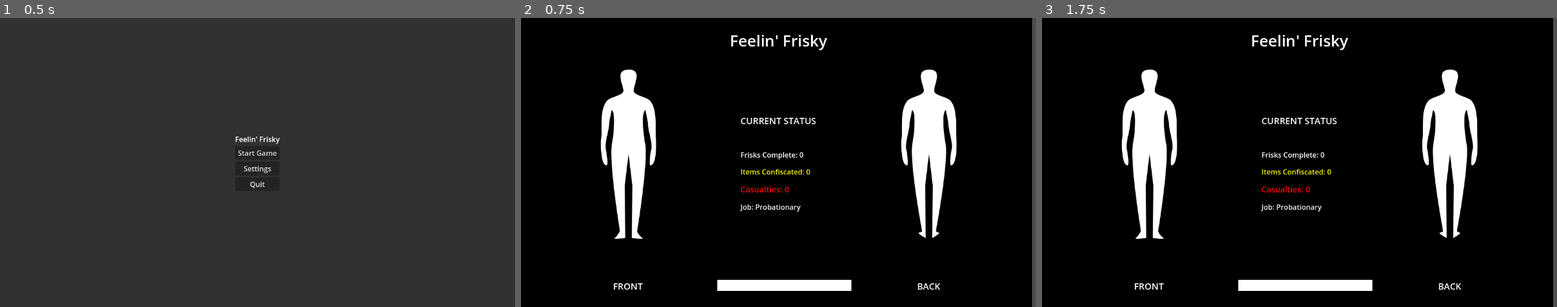
Above: before the commit, frames 1-3 (left to right).
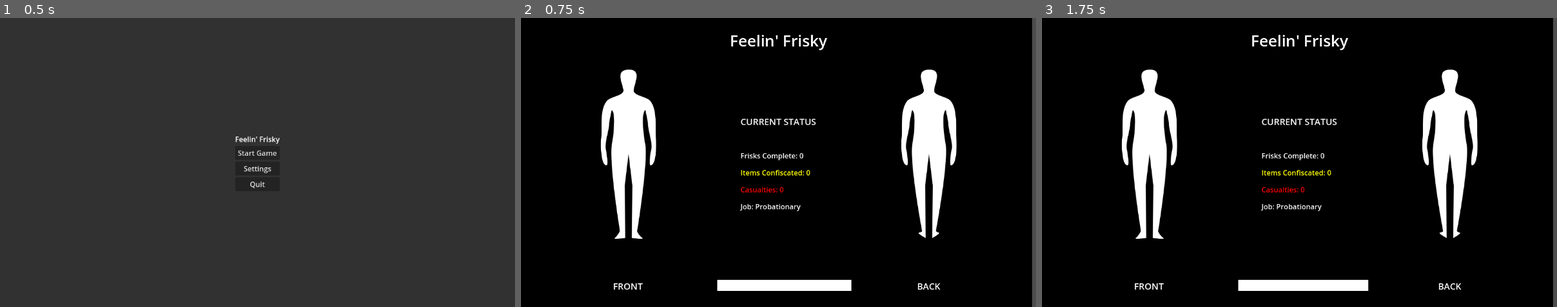
Above: after the commit, the same moments.

Repository: kjgilchrist/feelin-frisky
Game: Godot game, scene res://src/feelin-frisky/scenes/world.tscn
The game is run twice, just before and just after one commit, with the same random seed, the same clock (stepped at 60 frames per second) and the same inputs. The engine's default icon, where the game draws it, is replaced by a stand-in: a white triangle on a blue panel in a dark square.
Inputs:
- Up to frame 1 (0.5 s): no input
- Up to frame 2 (0.75 s): click "Start Game" at 0.5 s
- Up to frame 3 (1.75 s): tap Enter (start_scan) at 1.25 s; hold Enter (start_scan) from 1.28 s (still down)

Frame 1 is identical in both runs. In frame 2, 0.7% of the frame differs, in the area x 42-58%, y 34-68%; in frame 3, 0.7%, in the area x 42-65%, y 34-95%.

Commit message:
simple arduino / spawn update

Diff:
--- a/feelin-frisky/src/feelin-frisky/scenes/game_background.tscn
+++ b/feelin-frisky/src/feelin-frisky/scenes/game_background.tscn
@@ -59,34 +59,34 @@
 grow_horizontal = 2
 grow_vertical = 2
 
-[node name="Right_Forearm" type="Node2D" parent="Center/MainGrid/FrontFigure/FrontLocations"]
+[node name="Right_Forearm" type="Node2D" parent="Center/MainGrid/FrontFigure/FrontLocations" groups=["SpawnLocations"]]
 position = Vector2(112, 247)
 
-[node name="Right_Breast" type="Node2D" parent="Center/MainGrid/FrontFigure/FrontLocations"]
+[node name="Right_Breast" type="Node2D" parent="Center/MainGrid/FrontFigure/FrontLocations" groups=["SpawnLocations"]]
 position = Vector2(153, 182)
 
-[node name="Right_Pocket" type="Node2D" parent="Center/MainGrid/FrontFigure/FrontLocations"]
+[node name="Right_Pocket" type="Node2D" parent="Center/MainGrid/FrontFigure/FrontLocations" groups=["SpawnLocations"]]
 position = Vector2(141, 254)
 
-[node name="Right_Foot" type="Node2D" parent="Center/MainGrid/FrontFigure/FrontLocations"]
+[node name="Right_Foot" type="Node2D" parent="Center/MainGrid/FrontFigure/FrontLocations" groups=["SpawnLocations"]]
 position = Vector2(151, 450)
 
-[node name="Stomach" type="Node2D" parent="Center/MainGrid/FrontFigure/FrontLocations"]
+[node name="Stomach" type="Node2D" parent="Center/MainGrid/FrontFigure/FrontLocations" groups=["SpawnLocations"]]
 position = Vector2(165, 225)
 
-[node name="Crotch" type="Node2D" parent="Center/MainGrid/FrontFigure/FrontLocations"]
+[node name="Crotch" type="Node2D" parent="Center/MainGrid/FrontFigure/FrontLocations" groups=["SpawnLocations"]]
 position = Vector2(166, 265)
 
-[node name="Left_Forearm" type="Node2D" parent="Center/MainGrid/FrontFigure/FrontLocations"]
+[node name="Left_Forearm" type="Node2D" parent="Center/MainGrid/FrontFigure/FrontLocations" groups=["SpawnLocations"]]
 position = Vector2(221, 249)
 
-[node name="Left_Breast" type="Node2D" parent="Center/MainGrid/FrontFigure/FrontLocations"]
+[node name="Left_Breast" type="Node2D" parent="Center/MainGrid/FrontFigure/FrontLocations" groups=["SpawnLocations"]]
 position = Vector2(180, 182)
 
-[node name="Left_Pocket" type="Node2D" parent="Center/MainGrid/FrontFigure/FrontLocations"]
+[node name="Left_Pocket" type="Node2D" parent="Center/MainGrid/FrontFigure/FrontLocations" groups=["SpawnLocations"]]
 position = Vector2(191, 253)
 
-[node name="Left_Foot" type="Node2D" parent="Center/MainGrid/FrontFigure/FrontLocations"]
+[node name="Left_Foot" type="Node2D" parent="Center/MainGrid/FrontFigure/FrontLocations" groups=["SpawnLocations"]]
 position = Vector2(181, 449)
 
 [node name="TextCenter" type="CenterContainer" parent="Center/MainGrid"]
@@ -107,24 +107,27 @@
 
 [node name="FriskLabel" type="Label" parent="Center/MainGrid/TextCenter/TextGrid"]
 layout_mode = 2
+theme_override_font_sizes/font_size = 16
 text = "Frisks Complete: #"
 
 [node name="ItemLabel" type="Label" parent="Center/MainGrid/TextCenter/TextGrid"]
 layout_mode = 2
 theme_override_colors/font_color = Color(1, 1, 0, 1)
+theme_override_font_sizes/font_size = 16
 text = "Items Confiscated: #"
 vertical_alignment = 1
 
 [node name="CasualtyLabel" type="Label" parent="Center/MainGrid/TextCenter/TextGrid"]
 layout_mode = 2
 theme_override_colors/font_color = Color(1, 0, 0, 1)
-theme_override_font_sizes/font_size = 18
+theme_override_font_sizes/font_size = 16
 text = "Casualties: #"
 vertical_alignment = 1
 
 [node name="EmployLabel" type="Label" parent="Center/MainGrid/TextCenter/TextGrid"]
 layout_mode = 2
 theme_override_colors/font_color = Color(1, 1, 1, 1)
+theme_override_font_sizes/font_size = 16
 text = "Job: Unknown"
 vertical_alignment = 1
 
@@ -142,22 +145,22 @@
 grow_horizontal = 2
 grow_vertical = 2
 
-[node name="Right_Armpit" type="Node2D" parent="Center/MainGrid/BackFigure/BackLocations"]
+[node name="Left_Armpit" type="Node2D" parent="Center/MainGrid/BackFigure/BackLocations" groups=["SpawnLocations"]]
 position = Vector2(132, 169)
 
-[node name="Right_Butt" type="Node2D" parent="Center/MainGrid/BackFigure/BackLocations"]
+[node name="Left_Butt" type="Node2D" parent="Center/MainGrid/BackFigure/BackLocations" groups=["SpawnLocations"]]
 position = Vector2(147, 265)
 
-[node name="Right_Thigh" type="Node2D" parent="Center/MainGrid/BackFigure/BackLocations"]
+[node name="Left_Thigh" type="Node2D" parent="Center/MainGrid/BackFigure/BackLocations" groups=["SpawnLocations"]]
 position = Vector2(157, 304)
 
-[node name="Left_Armpit" type="Node2D" parent="Center/MainGrid/BackFigure/BackLocations"]
+[node name="Right_Armpit" type="Node2D" parent="Center/MainGrid/BackFigure/BackLocations" groups=["SpawnLocations"]]
 position = Vector2(199, 167)
 
-[node name="Left_Butt" type="Node2D" parent="Center/MainGrid/BackFigure/BackLocations"]
+[node name="Right_Butt" type="Node2D" parent="Center/MainGrid/BackFigure/BackLocations" groups=["SpawnLocations"]]
 position = Vector2(186, 264)
 
-[node name="Left_Thigh" type="Node2D" parent="Center/MainGrid/BackFigure/BackLocations"]
+[node name="Right_Thigh" type="Node2D" parent="Center/MainGrid/BackFigure/BackLocations" groups=["SpawnLocations"]]
 position = Vector2(178, 304)
 
 [node name="FrontLabel" type="Label" parent="Center/MainGrid"]
--- a/feelin-frisky/src/feelin-frisky/scenes/item.tscn
+++ b/feelin-frisky/src/feelin-frisky/scenes/item.tscn
@@ -2,7 +2,7 @@
 
 [ext_resource type="Texture2D" uid="uid://c23gnifambc6t" path="res://src/feelin-frisky/art/icon.svg" id="1_jinp2"]
 
-[node name="Item" type="Node2D"]
+[node name="Item" type="Node2D" groups=["Items"]]
 
 [node name="ItemImage" type="Sprite2D" parent="."]
 scale = Vector2(0.25, 0.25)
--- a/feelin-frisky/src/feelin-frisky/scenes/world.tscn
+++ b/feelin-frisky/src/feelin-frisky/scenes/world.tscn
@@ -1,10 +1,18 @@
-[gd_scene load_steps=3 format=3 uid="uid://b2ty4ew1cw6or"]
+[gd_scene load_steps=4 format=3 uid="uid://b2ty4ew1cw6or"]
 
 [ext_resource type="PackedScene" uid="uid://0kuembofp0lm" path="res://src/feelin-frisky/ui/gui.tscn" id="1_o37jt"]
+[ext_resource type="Script" path="res://src/feelin-frisky/scripts/world.gd" id="1_x70vh"]
 [ext_resource type="PackedScene" uid="uid://ftmc72w5pu2v" path="res://src/feelin-frisky/scenes/world_environment.tscn" id="2_injbn"]
 
 [node name="World" type="Node2D"]
+script = ExtResource("1_x70vh")
 
 [node name="GUI" parent="." instance=ExtResource("1_o37jt")]
 
 [node name="WorldEnvironment" parent="." instance=ExtResource("2_injbn")]
+
+[node name="ScanTimer" type="Timer" parent="."]
+wait_time = 15.0
+one_shot = true
+
+[connection signal="timeout" from="ScanTimer" to="." method="_on_scan_timer_timeout"]
--- a/feelin-frisky/src/feelin-frisky/scripts/game_background.gd
+++ b/feelin-frisky/src/feelin-frisky/scripts/game_background.gd
@@ -1,34 +1,55 @@
 extends Control
 
-@onready var main_menu= get_tree().get_root().get_node("World/GUI/MainMenu")
+@onready var world = get_tree().get_root().get_node("World")
+@onready var main_menu = get_tree().get_root().get_node("World/GUI/MainMenu")
 @onready var frisk_label = $Center/MainGrid/TextCenter/TextGrid/FriskLabel
 @onready var item_label = $Center/MainGrid/TextCenter/TextGrid/ItemLabel
 @onready var casualty_label = $Center/MainGrid/TextCenter/TextGrid/CasualtyLabel
 @onready var employ_label = $Center/MainGrid/TextCenter/TextGrid/EmployLabel
+var frisks = 0
+var items = 0
+var casualties = 0
+var job_status = "Reset"
 
 func _ready():
 	main_menu.connect("game_start", _on_game_start)
-	GlobalSettings.connect("update_frisks", _on_update_frisks);
-	GlobalSettings.connect("update_items", _on_update_items);
-	GlobalSettings.connect("update_casualties", _on_update_casualties);
-	GlobalSettings.connect("update_job", _on_update_job);
+	world.connect("update_frisks", _on_update_frisks);
+	world.connect("update_items", _on_update_items);
+	world.connect("update_casualties", _on_update_casualties);
 
 
 func _on_game_start():
 	visible = true
+	frisks = 0
+	items = 0
+	casualties = 0
+	job_status = "Probationary"
+	_update_job()
 
 
 func _on_update_frisks(value):
-	frisk_label.text = "Frisks Complete: %s" % value
+	frisks += value
+	frisk_label.text = "Frisks Complete: %s" % frisks
+	_update_job()
 
 
 func _on_update_items(value):
-	item_label.text = "Items Confiscated: %s" % value
+	items += value
+	item_label.text = "Items Confiscated: %s" % items
 
 
 func _on_update_casualties(value):
-	casualty_label.text = "Casualties: %s" % value
+	casualties += value
+	casualty_label.text = "Casualties: %s" % casualties
 
 
-func _on_update_job(string):
-	employ_label.text = "Job: %s" % string
+func _update_job():
+	if frisks > 0 and casualties == 0:
+		job_status = "Satisfactory"
+	elif casualties > 0:
+		job_status = "Unsatisfactory"
+	elif casualties > 5:
+		job_status = "Definitely Fired"
+	else:
+		job_status = "Probationary"
+	employ_label.text = "Job: %s" % job_status
--- a/feelin-frisky/src/feelin-frisky/scripts/global_settings.gd
+++ b/feelin-frisky/src/feelin-frisky/scripts/global_settings.gd
@@ -1,12 +1,7 @@
 extends Node
 
-@onready var main_menu= get_tree().get_root().get_node("World/GUI/MainMenu")
 signal fps_displayed(value)
 signal brightness_updated(value)
-signal update_frisks(value)
-signal update_items(value)
-signal update_casualties(value)
-signal update_job(string)
 # Best Stats
 var max_frisks
 var max_items
@@ -15,18 +10,7 @@
 
 
 func _ready():
-	main_menu.connect("game_start", _on_game_start)
-
-
-func _on_game_start():
-	# frisks = 0
-	emit_signal("update_frisks", 0)
-	# items = 0
-	emit_signal("update_items", 0)
-	# casualties = 0
-	emit_signal("update_casualties", 0)
-	# job_status = "Probationary"
-	emit_signal("update_job", "Probationary")
+	pass
 
 
 func toggle_fullscreen(value):
--- /dev/null
+++ b/feelin-frisky/src/feelin-frisky/scripts/world.gd
@@ -0,0 +1,59 @@
+extends Node2D
+
+@onready var item_scene = preload("res://src/feelin-frisky/scenes/item.tscn")
+@onready var main_menu= $GUI/MainMenu
+@onready var scan_timer = $ScanTimer
+@onready var SpawnLocations = get_tree().get_nodes_in_group("SpawnLocations")
+@onready var timer_bar = get_tree().get_root().get_node("World/GUI/GameBackground/Center/MainGrid/TimerContainer/TimerVisual")
+signal update_frisks(value)
+signal update_items(value)
+signal update_casualties(value)
+var num_items = 5
+
+# Called when the node enters the scene tree for the first time.
+func _ready():
+	main_menu.connect("game_start", _on_game_start)
+
+
+# Called every frame. 'delta' is the elapsed time since the previous frame.
+func _process(_delta):
+	if Input.is_action_pressed("start_scan"):
+		scan_timer.start()
+		_spawn_items()
+	if scan_timer.time_left > 0:
+		_update_timer_bar()
+
+
+func _on_game_start():
+	emit_signal("update_frisks", 0)
+	emit_signal("update_items", 0)
+	emit_signal("update_casualties", 0)
+
+
+func _spawn_items():
+	var locs = SpawnLocations.duplicate()
+	for i in num_items:
+		var rand_index = randi() % locs.size()
+		var rand_loc = locs[rand_index]
+		# Spawn the thing
+		var item = item_scene.instantiate()
+		add_child(item)
+		item.set_position(rand_loc.position)
+		locs.erase(locs[rand_index])
+	# print(locs)
+	print(get_tree().get_nodes_in_group("Items"))
+
+
+func _update_timer_bar():
+	var fraction_left = (scan_timer.time_left / scan_timer.wait_time)
+	var bar_percent = int(300 * fraction_left)
+	timer_bar.custom_minimum_size.x = bar_percent
+
+
+func _on_scan_timer_timeout():
+	emit_signal("update_frisks", 1)
+	timer_bar.custom_minimum_size.x = 300
+	var delete = get_tree().get_nodes_in_group("Items")
+	var num_del = delete.size()
+	for i in num_del:
+		delete[num_del - i].queue_free()
Not shown, changed: feelin-frisky/src/arduino/Hall_Sensor_16_Button/Hall_Sensor_16_Button.ino
Not shown, added: feelin-frisky/src/arduino/Hall_Sensor_Simple/Hall_Sensor_Simple.ino
